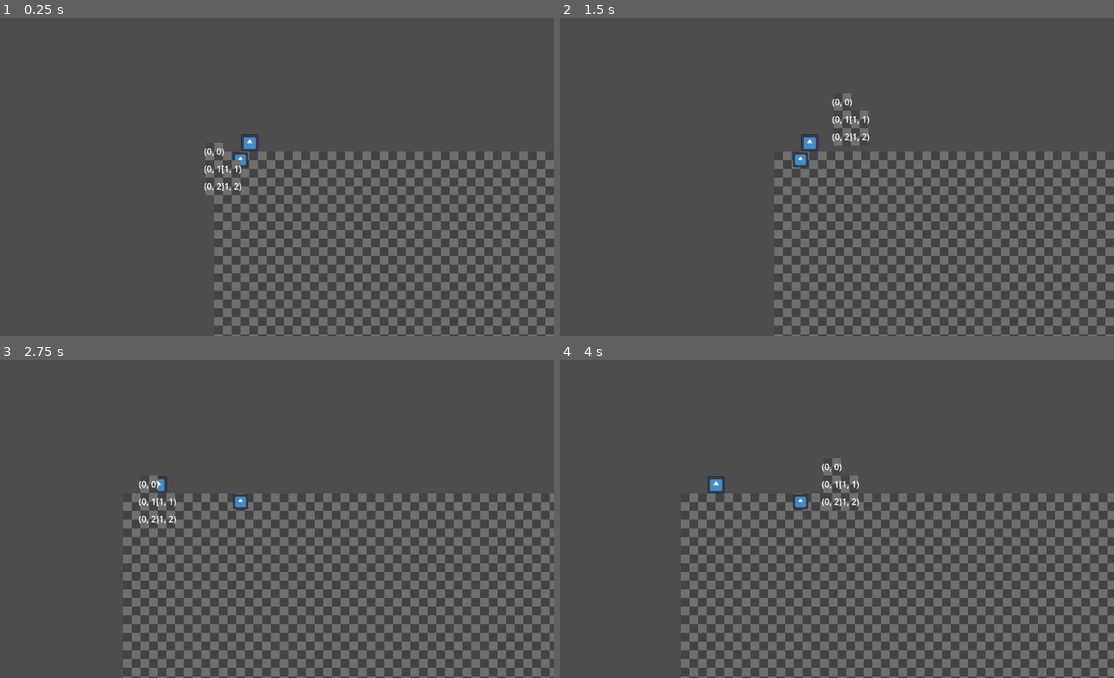
Above: before the commit, frames 1-4 (two rows, left to right).
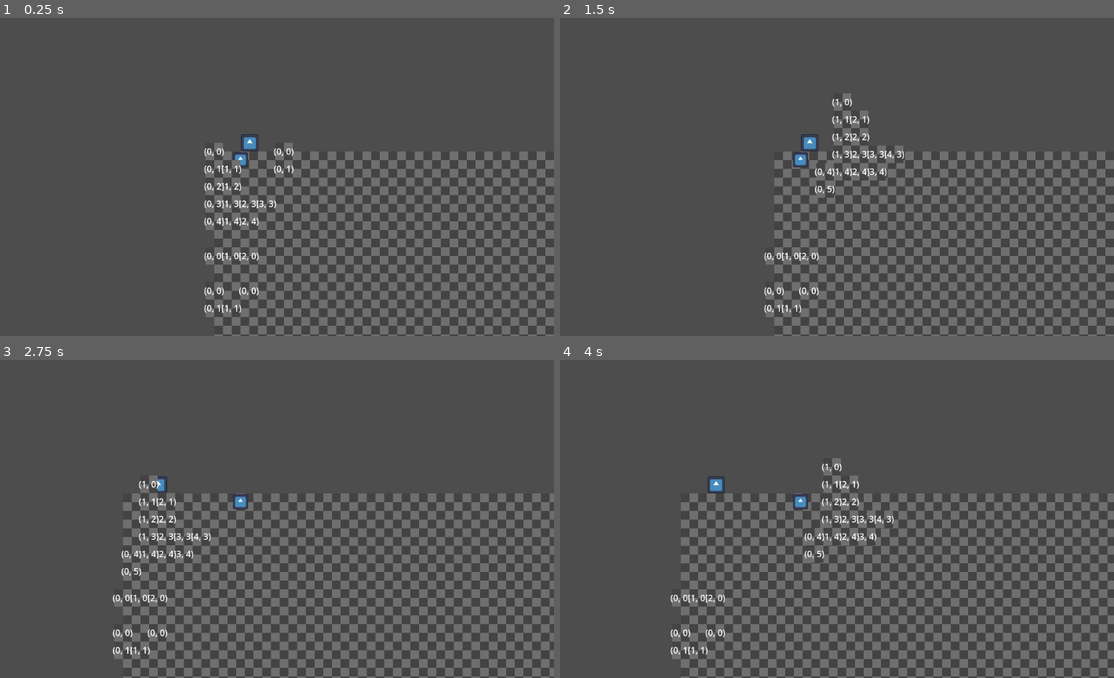
Above: after the commit, the same moments.

Repository: Xelasari/Acerola-Jam-0
Game: Godot game, scene res://game.tscn
The game is run twice, just before and just after one commit, with the same random seed, the same clock (stepped at 60 frames per second) and the same inputs. The project has no main scene, so this scene is started directly. The engine's default icon, where the game draws it, is replaced by a stand-in: a white triangle on a blue panel in a dark square.
Inputs (mouse positions are in pixels of both pictures, inside the frame that each line leads up to):
- Up to frame 1 (0.25 s): no input
- Up to frame 2 (1.5 s): tap Enter at 0.5 s; drag from (776, 151) to (864, 81) at 0.52 s; tap Space at 1.25 s; drag from (864, 100) to (798, 161) at 1.27 s
- Up to frame 3 (2.75 s): tap Enter at 2 s; move the mouse to (260, 503) at 2.02 s; hold D (right) from 2.03 s (still down); click (260, 503) at 2.1 s
- Up to frame 4 (4 s): release D (right) at 2.75 s; drag from (726, 519) to (609, 449) at 2.77 s; tap Space at 3.5 s; drag from (593, 449) to (831, 503) at 3.52 s

The runs differ from the first frame. In frame 1, 0.8% of the frame differs, in the area x 36-53%, y 39-95%; in frame 2, 1.3%, in the area x 36-63%, y 25-95%; in frame 3, 0.8%; in frame 4, 1.2%.

Commit message:
Greatly cleans up map creation

Diff:
--- a/tile_manager.gd
+++ b/tile_manager.gd
@@ -59,81 +59,24 @@
 	return new_tile
 
 func create_map():
-	var map_size : Vector2i = Vector2i(3, 3)
-	var test_map = [[1, 0, 0],
-					[1, 1, 0],
-					[1, 1, 0]]
-
-
-	# likely will use a recursive solution to build this map
-	# start at (0, 0) and then check top, right, bottom, left to see what needs to be done
-	# will pass in previous tile to see if next location has a tile that needs to be
-	# connected
-
-	# previous method did not work, new method
-
-	# 2 passes
-	# first pass create all the nodes and where they are supposed to be
-	# then second pass, go through created nodes, use where they are supposed to be to attach
-	# new nodes
-
-
-
-	# step through map, as soon as a 1 is found start following it
-
-	# need to create groups, edges can be fixed by recalculate edges
-	#
-
+	var map_size : Vector2i = Vector2i(5, 10)
+	var test_map = [[1, 0, 0, 0, 1],
+					[1, 1, 0, 0, 1],
+					[1, 1, 0, 0, 0],
+					[1, 1, 1, 1, 0],
+					[1, 1, 1, 0, 0],
+					[0, 0, 0, 0, 0],
+					[1, 1, 1, 0, 0],
+					[0, 0, 0, 0, 0],
+					[1, 0, 1, 0, 0],
+					[1, 1, 0, 0, 0]]
 
 	step_through_map(test_map, map_size)
 
 
-
-
-
-	return
-
-	var tile_connecter = []
-
-	for y in range(map_size.y):
-		for x in range(map_size.x):
-			if test_map[y][x] == 1:
-				var new_tile = tileScene.instantiate()
-				new_tile.position = Vector2i(x, y) * 32
-				new_tile.local_position = Vector2i(0, 0)
-				new_tile.connect("connect_two_tiles", _on_connect_two_tiles)
-				add_child(new_tile)
-
-
-
-
-
-	recalculate_edges(tile_connecter[0].tiles_connected_to)
-	return
-
-	already_checked = []
-
-	check_next = []
-
-	process_coord(test_map, map_size, Vector2i(0, 0), null, null)
-
-
-	#var new_tile = tileScene.instantiate()
-	#new_tile.position = Vector2(0, 0)
-	#new_tile.local_position = Vector2i(0, 0)
-	#new_tile.connect("connect_two_tiles", _on_connect_two_tiles)
-	#add_child(new_tile)
-	#
-	#var new_tile2 = tileScene.instantiate()
-	#new_tile2.position = Vector2(0, 0)
-	#new_tile2.local_position = Vector2i(0, 0)
-	#new_tile2.connect("connect_two_tiles", _on_connect_two_tiles)
-	#add_child(new_tile2)
-
-	#_on_connect_two_tiles(new_tile, new_tile2, EdgeComponent.EDGE_SIDE.RIGHT)
-
 func step_through_map(map, map_size : Vector2i):
 
+	# Set up coordinates to check
 	coords_to_check = []
 	for x in range(map_size.x):
 		for y in range(map_size.y):
@@ -143,22 +86,24 @@
 	already_checked = []
 	current_building_group = []
 
+	# This will loop through the coordinates and create groupings of tiles
 	while !coords_to_check.is_empty():
 		current_building_group = []
-		process_coord2(map, map_size, coords_to_check.pop_front())
-
-		var i = 0
+
+		# Once a "1", or tile, is found this will recursively grab all other
+		# tiles in the remaining coords_to_check
+		process_coord(map, map_size, coords_to_check.pop_front())
+
+		# Ensure that all tiles know their respective group
 		for t in current_building_group:
-			print(i)
-			i += 1
 			t.tiles_connected_to = current_building_group
 
+		# Reclculate edges and local positions now that the tiles know all
+		# other tiles in their group
 		recalculate_edges(current_building_group)
-
-
-	pass
-
-func process_coord2(map, map_size : Vector2i, coord : Vector2i): #, previous_tile, edge_side):
+		recalculate_local_position(current_building_group)
+
+func process_coord(map, map_size : Vector2i, coord : Vector2i): #, previous_tile, edge_side):
 	if map[coord.y][coord.x] == 0: return
 	if map[coord.y][coord.x] == 1:
 		var tile_ref = create_tile_at(Vector2i(coord.x, coord.y))
@@ -169,54 +114,19 @@
 	# Check top
 	if coord.y - 1 > 0 and coords_to_check.has(Vector2i(coord.x, coord.y - 1)):
 		coords_to_check.erase(coord + Vector2i(0, -1))
-		process_coord2(map, map_size, coord + Vector2i(0, -1))
+		process_coord(map, map_size, coord + Vector2i(0, -1))
 	# Check right
 	if coord.x + 1 < map_size.x and coords_to_check.has(Vector2i(coord.x + 1, coord.y)):
 		coords_to_check.erase(coord + Vector2i(1, 0))
-		process_coord2(map, map_size, coord + Vector2i(1, 0))
+		process_coord(map, map_size, coord + Vector2i(1, 0))
 	# Check bottom
 	if coord.y + 1 < map_size.y and coords_to_check.has(Vector2i(coord.x, coord.y + 1)):
 		coords_to_check.erase(coord + Vector2i(0, 1))
-		process_coord2(map, map_size, coord + Vector2i(0, 1))
+		process_coord(map, map_size, coord + Vector2i(0, 1))
 	# Check left
 	if coord.x - 1 > 0 and coords_to_check.has(Vector2i(coord.x - 1, coord.y)):
 		coords_to_check.erase(coord + Vector2i(-1, 0))
-		process_coord2(map, map_size, coord + Vector2i(-1, 0))
-
-
-func process_coord(map, map_size : Vector2i, coord : Vector2i, previous_tile, edge_side):
-	var new_tile
-
-	print("Checking coord: " + str(coord))
-
-	already_checked.append(coord)
-	if map[coord.y][coord.x] == 1:
-		new_tile = tileScene.instantiate()
-		new_tile.position = coord * 32
-		new_tile.local_position = Vector2i(0, 0)
-		new_tile.connect("connect_two_tiles", _on_connect_two_tiles)
-		add_child(new_tile)
-	elif map[coord.x][coord.y] == 0:
-		new_tile = null
-
-	if previous_tile != null and new_tile != null:
-		print("this should be seen 5 times")
-		_on_connect_two_tiles(previous_tile, new_tile, edge_side)
-
-	# Check top
-	if coord.y - 1 > 0 and !already_checked.has(Vector2i(coord.x, coord.y - 1)):
-		process_coord(map, map_size, coord + Vector2i(0, -1), new_tile, EdgeComponent.EDGE_SIDE.TOP)
-	# Check right
-	if coord.x + 1 < map_size.x and !already_checked.has(Vector2i(coord.x + 1, coord.y)):
-		process_coord(map, map_size, coord + Vector2i(1, 0), new_tile, EdgeComponent.EDGE_SIDE.RIGHT)
-	# Check bottom
-	if coord.y + 1 < map_size.y and !already_checked.has(Vector2i(coord.x, coord.y + 1)):
-		process_coord(map, map_size, coord + Vector2i(0, 1), new_tile, EdgeComponent.EDGE_SIDE.BOTTOM)
-	# Check left
-	if coord.x - 1 > 0 and !already_checked.has(Vector2i(coord.x - 1, coord.y)):
-		process_coord(map, map_size, coord + Vector2i(-1, 0), new_tile, EdgeComponent.EDGE_SIDE.LEFT)
-
-
+		process_coord(map, map_size, coord + Vector2i(-1, 0))
 
 
 func _on_connect_two_tiles(tile1, tile2, edge_side):
@@ -295,15 +205,16 @@
 
 	# iterate through all tiles in new tile set to re-calculate top left corner
 
-
-	var smallest : Vector2i
-	smallest = get_smallest_coord(tile1.tiles_connected_to)
-
-	print("Smallest: (" + str(smallest.x) + ", " + str(smallest.y) +")")
-
-	# use new top left corner to properly set all tiles
-	for t in tile1.tiles_connected_to:
-		t.local_position += Vector2i(abs(smallest.x), abs(smallest.y))
+	recalculate_local_position(tile1.tiles_connected_to)
+
+	#var smallest : Vector2i
+	#smallest = get_smallest_coord(tile1.tiles_connected_to)
+	#
+	#print("Smallest: (" + str(smallest.x) + ", " + str(smallest.y) +")")
+	#
+	## use new top left corner to properly set all tiles
+	#for t in tile1.tiles_connected_to:
+	#	t.local_position += Vector2i(abs(smallest.x), abs(smallest.y))
 
 
 	# Re-calculate all edges, see if they need to be turned off
@@ -354,6 +265,17 @@
 	return smallest
 
 
+func recalculate_local_position(tile_group):
+	var smallest : Vector2i
+	smallest = get_smallest_coord(tile_group)
+
+	print("Smallest: (" + str(smallest.x) + ", " + str(smallest.y) +")")
+
+	# use new top left corner to properly set all tiles
+	for t in tile_group:
+		t.local_position += Vector2i(smallest.x * -1, smallest.y * -1)
+	pass
+
 
 func recalculate_edges(tile_group):
 	var tiles_at : Dictionary
